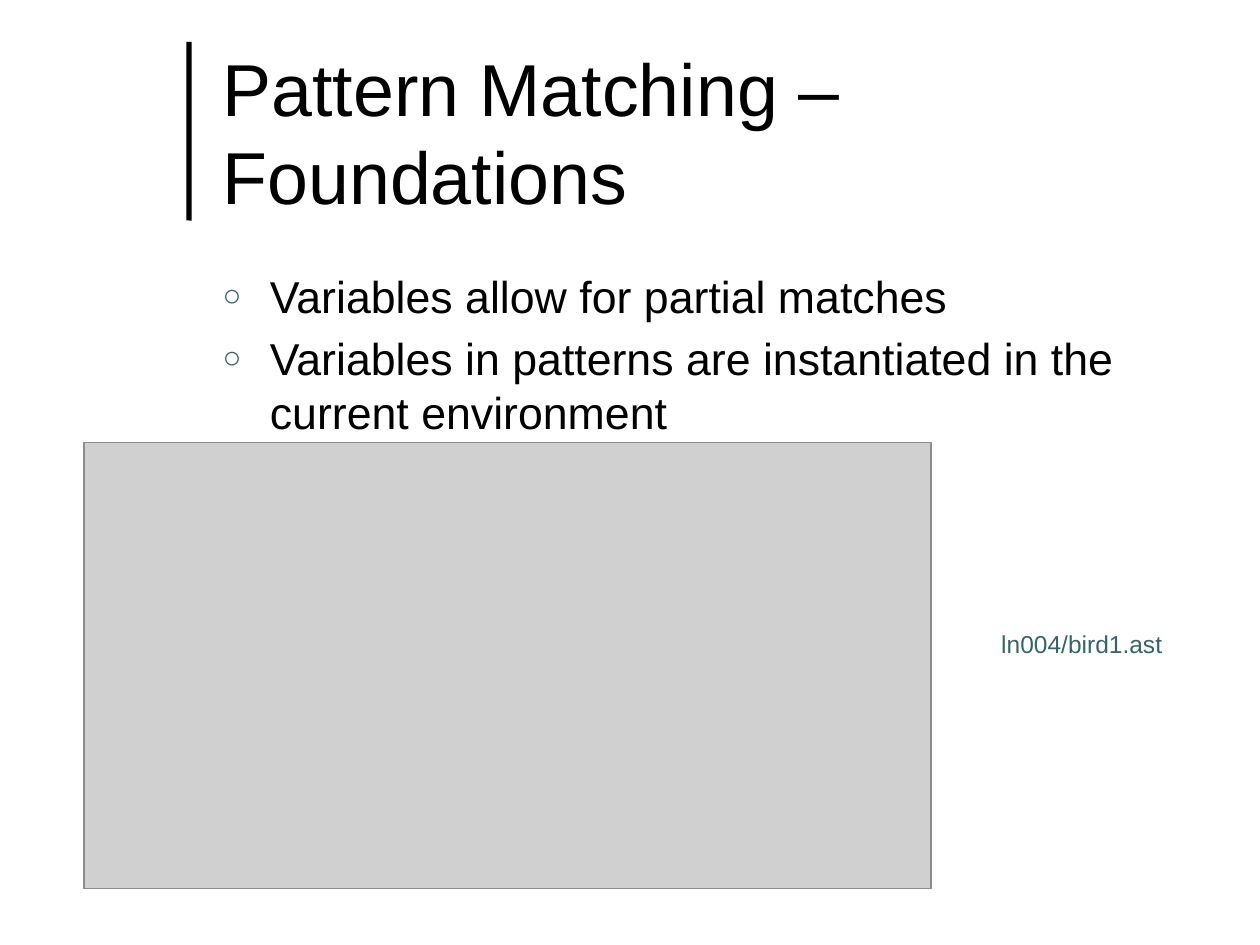
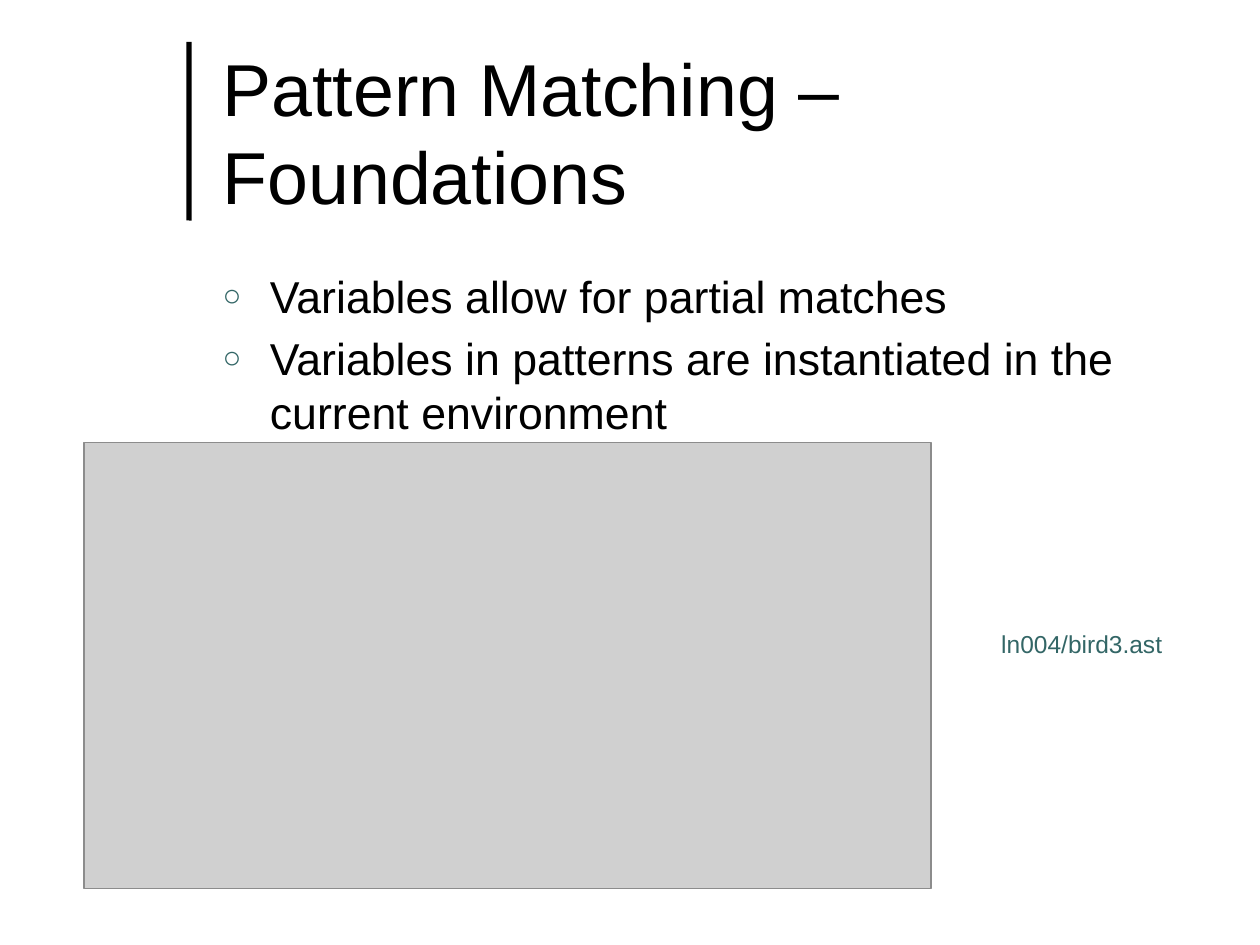
Before and after one commit to lutzhamel/CSC493, a slide deck: slide 10 of notes/csc493-ln004.pptx (slide 9 before the commit). Drawn at 1260x945 pixels with LibreOffice and Linux fonts; fonts in the diff are those of the drawing; grey boxes stand for pictures; background and template pictures are left out. Boxes give left, top, right and bottom in pixels: in the first picture for what was removed or moved away, otherwise in the second. Text is boxed around its words. In the diff, an @@ line names an element or a change of style, - is before the commit and + after.

```diff
--- a/notes/csc493-ln004.pptx
+++ b/notes/csc493-ln004.pptx
@@ text at box(1001, 635, 1162, 654): text changed @@
-ln004/bird1.ast
+ln004/bird3.ast
```
Also in this commit, not shown: 1 other slide changed, 1 slide added, 3 other files.
